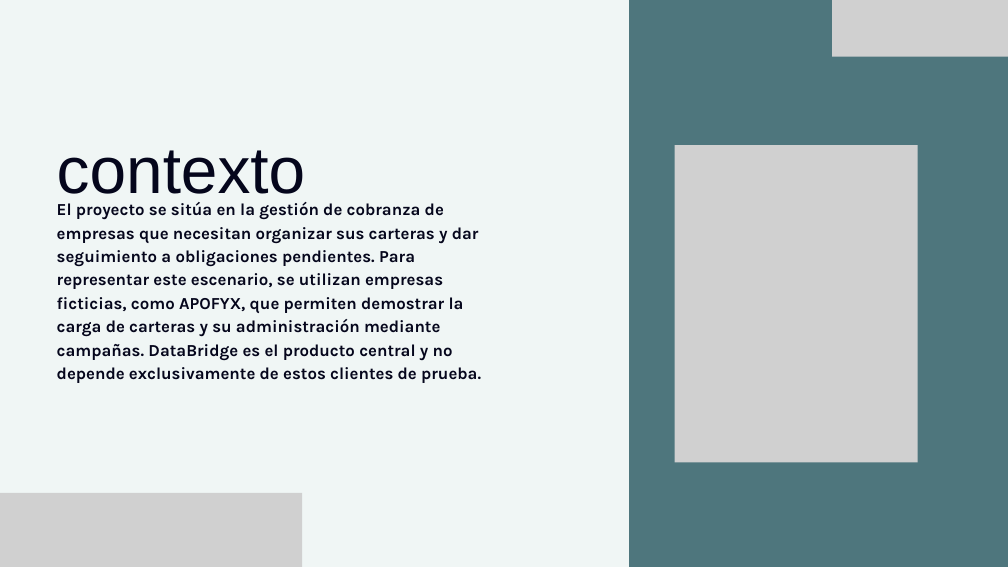
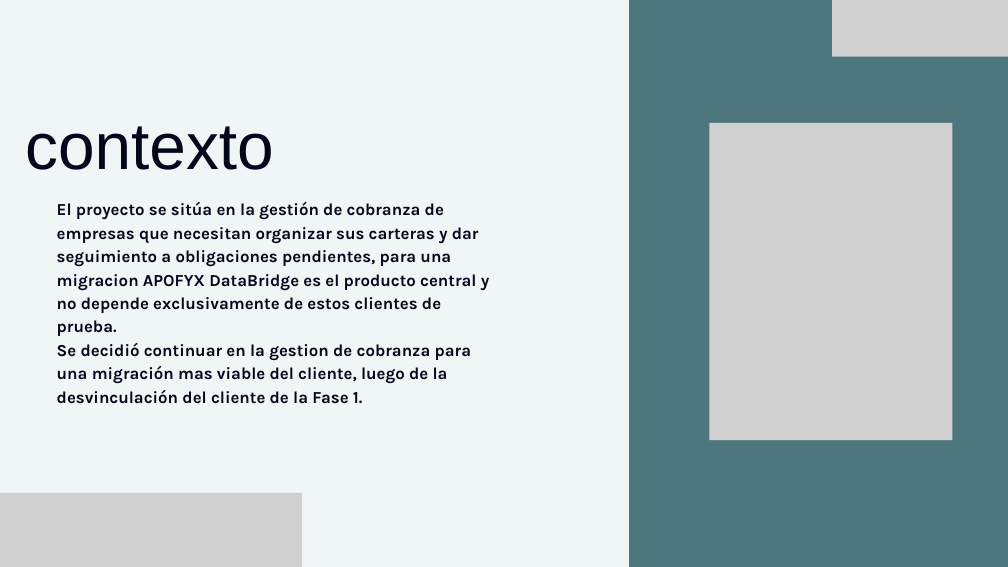
Before and after one commit to TechnicalBridge/Technical-Bridge, a slide deck: slide 4 of AV_AM_800D_EquipoTechnicalBridge/Fase 2/Evidencias Proyecto/Presentación Proyecto.pptx. Drawn at 1008x567 pixels with LibreOffice and Linux fonts; fonts in the diff are those of the drawing; grey boxes stand for pictures. Boxes give left, top, right and bottom in pixels: in the first picture for what was removed or moved away, otherwise in the second. Text is boxed around its words. In the diff, an @@ line names an element or a change of style, - is before the commit and + after.

Commit message:
Presentacion proyecto fase 2

```diff
--- a/AV_AM_800D_EquipoTechnicalBridge/Fase 2/Evidencias Proyecto/Presentación Proyecto.pptx
+++ b/AV_AM_800D_EquipoTechnicalBridge/Fase 2/Evidencias Proyecto/Presentación Proyecto.pptx
@@ text "contexto" rewrapped from [57, 150, 306, 205] to [25, 126, 274, 170] @@
@@ picture: place and size @@
-picture at [675, 145, 918, 462]
+picture at [710, 123, 953, 440]
@@ text at [57, 202, 489, 404]: text changed @@
-El proyecto se sitúa en la gestión de cobranza de empresas que necesitan organizar sus carteras y dar seguimiento a obligaciones pendientes. Para representar este escenario, se utilizan empresas ficticias, como APOFYX, que permiten demostrar la carga de carteras y su administración mediante campañas. DataBridge es el producto central y no depende exclusivamente de estos clientes de prueba.
+El proyecto se sitúa en la gestión de cobranza de empresas que necesitan organizar sus carteras y dar seguimiento a obligaciones pendientes, para una migracion APOFYX DataBridge es el producto central y no depende exclusivamente de estos clientes de prueba.
+Se decidió continuar en la gestion de cobranza para una migración mas viable del cliente, luego de la desvinculación del cliente de la Fase 1.
```
